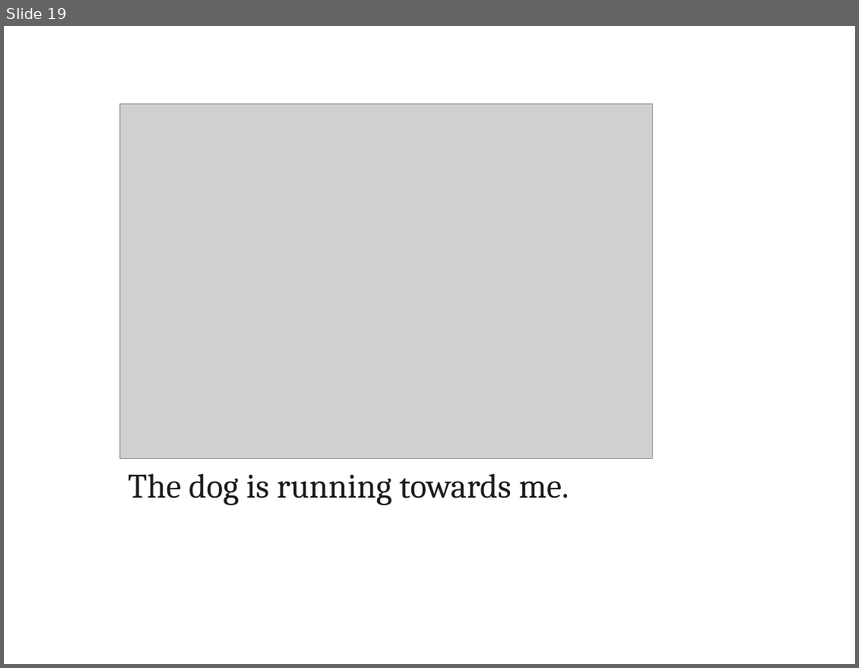
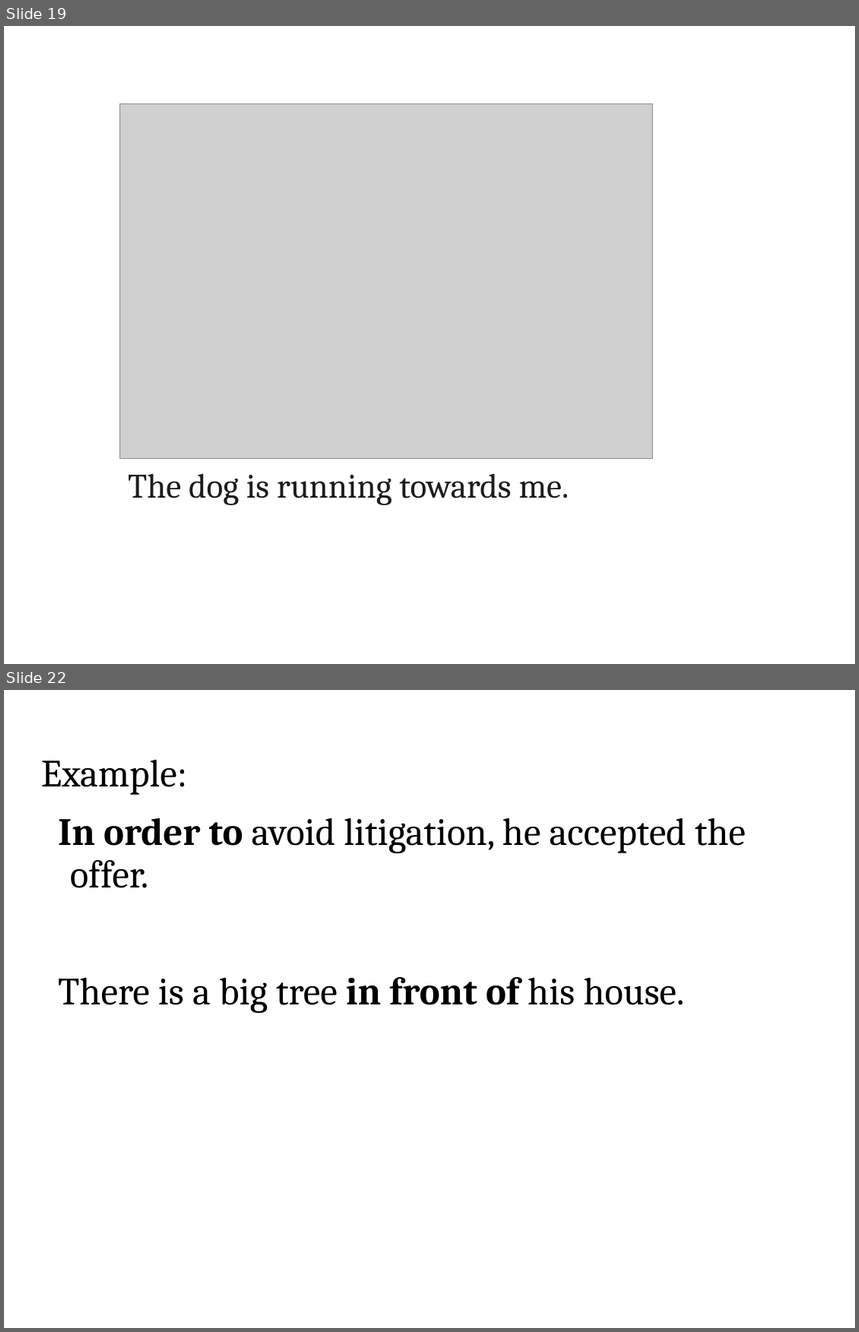
Before and after one commit to ADILp6/IBIT, a slide deck: Sunday_Tuesday_Thursday/Class_4_12February_2019/Lecture.ppt. Shown one above the other, each under a label of ours: slide 19 before the commit, slides 19 and 22 after it; the slides between them are not shown. The pictures are 859x668 and 859x1332 pixels, drawn with LibreOffice and Linux fonts; fonts in the diff are those of the drawing; grey boxes stand for pictures. Boxes give left, top, right and bottom in pixels: in the first picture for what was removed or moved away, otherwise in the second. Text is boxed around its words. In the diff, an @@ line names an element or a change of style, - is before the commit and + after.

```diff
--- a/Sunday_Tuesday_Thursday/Class_4_12February_2019/Lecture.ppt
+++ b/Sunday_Tuesday_Thursday/Class_4_12February_2019/Lecture.ppt
@@ slide 22 added at (x1=4, y1=690, x2=855, y2=1328), background #FFFFFF @@
@@ text added at (x1=41, y1=759, x2=746, y2=1013), 36 pt, text #000000 @@
+Example:
+In order to avoid litigation, he accepted the offer.
+There is a big tree in front of his house.
```
Also in this commit, not shown: 1 slide changed, 2 other slides added, 1 slide removed, 1 other file.
